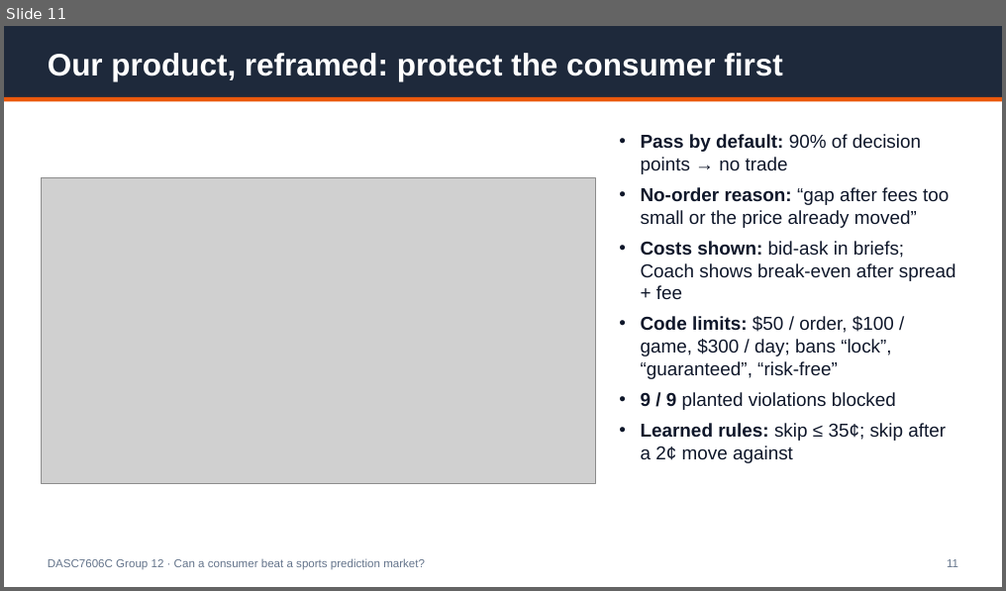
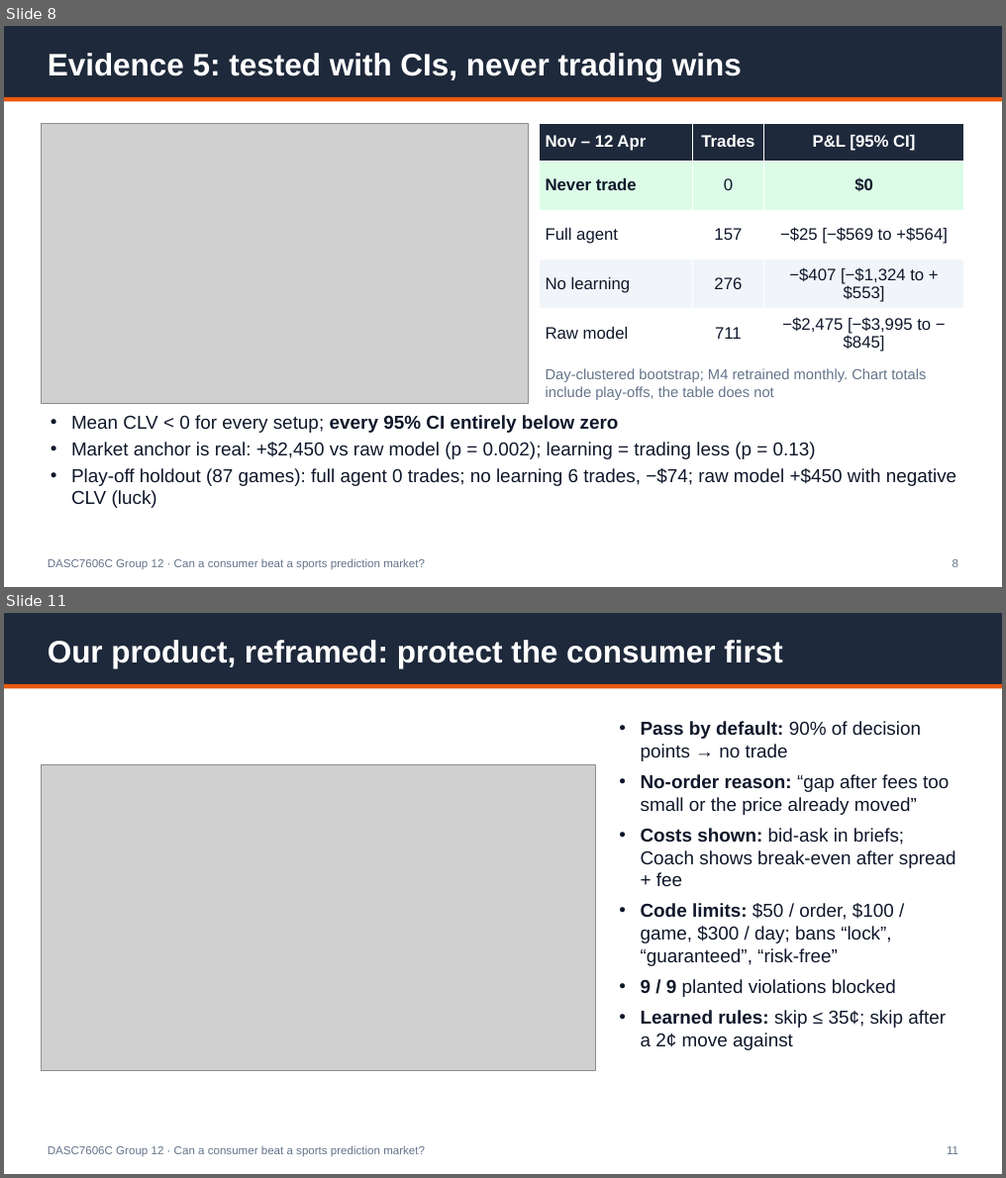
Before and after one commit to Michaelyzr/nba-agent, a slide deck: presentation/nba_agent_deck.pptx. Shown one above the other, each under a label of ours: slide 11 before the commit, slides 8 and 11 after it; the slides between them are not shown. The pictures are 1006x591 and 1006x1178 pixels, drawn with LibreOffice and Linux fonts; fonts in the diff are those of the drawing; grey boxes stand for pictures. Boxes give left, top, right and bottom in pixels: in the first picture for what was removed or moved away, otherwise in the second. Text is boxed around its words. In the diff, an @@ line names an element or a change of style, - is before the commit and + after.

```diff
--- a/presentation/nba_agent_deck.pptx
+++ b/presentation/nba_agent_deck.pptx
@@ slide 8 added at (x1=4, y1=26, x2=1002, y2=587), background #FFFFFF @@
@@ rectangle added at (x1=4, y1=26, x2=1002, y2=97), fill #1E293B @@
@@ text added at (x1=48, y1=53, x2=742, y2=81), 30 pt, text #FFFFFF, bold @@
+Evidence 5: tested with CIs, never trading wins
@@ rectangle added at (x1=4, y1=97, x2=1002, y2=101), fill #EA580C @@
@@ picture added at (x1=42, y1=123, x2=528, y2=404) @@
@@ table added at (x1=540, y1=123, x2=964, y2=359), 5 rows, 3 columns @@
+Nov – 12 Apr | Trades | P&L [95% CI]
+Never trade | 0 | $0
+Full agent | 157 | −$25 [−$569 to +$564]
+No learning | 276 | −$407 [−$1,324 to +$553]
+Raw model | 711 | −$2,475 [−$3,995 to −$845]
@@ text added at (x1=546, y1=369, x2=926, y2=400), 14 pt, text #64748B @@
+Day-clustered bootstrap; M4 retrained monthly. Chart totals include play-offs, the table does not
@@ text added at (x1=71, y1=415, x2=956, y2=508), 18 pt, text #0F172A @@
+• Mean CLV < 0 for every setup; every 95% CI entirely below zero
+• Market anchor is real: +$2,450 vs raw model (p = 0.002); learning = trading less (p = 0.13)
+• Play-off holdout (87 games): full agent 0 trades; no learning 6 trades, −$74; raw model +$450 with negative CLV (luck)
@@ text added at (x1=48, y1=559, x2=425, y2=570), 11 pt, text #64748B @@
+DASC7606C Group 12 · Can a consumer beat a sports prediction market?
@@ text added at (x1=952, y1=560, x2=958, y2=568), 11 pt, text #64748B @@
+8
```
Also in this commit, not shown: 8 slides changed, 1 other slide added, 2 slides removed, 6 other files.
